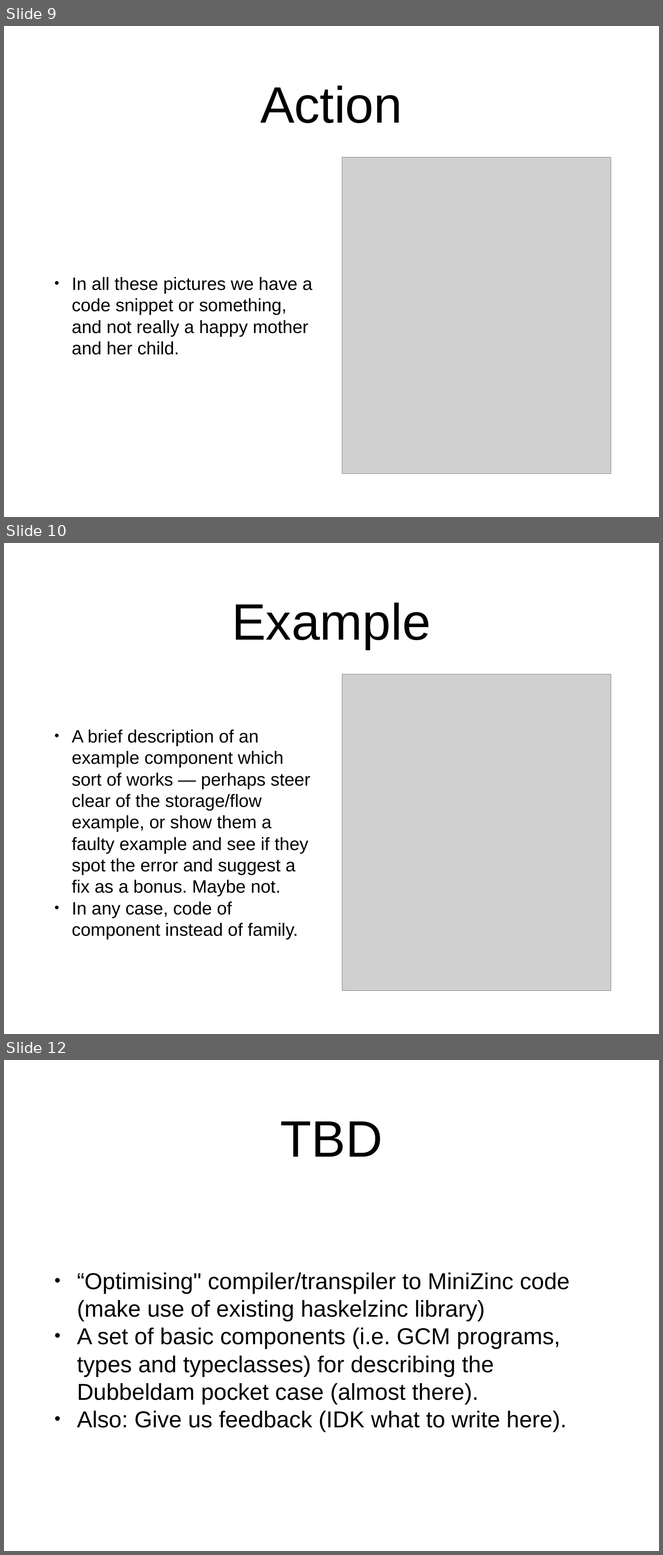
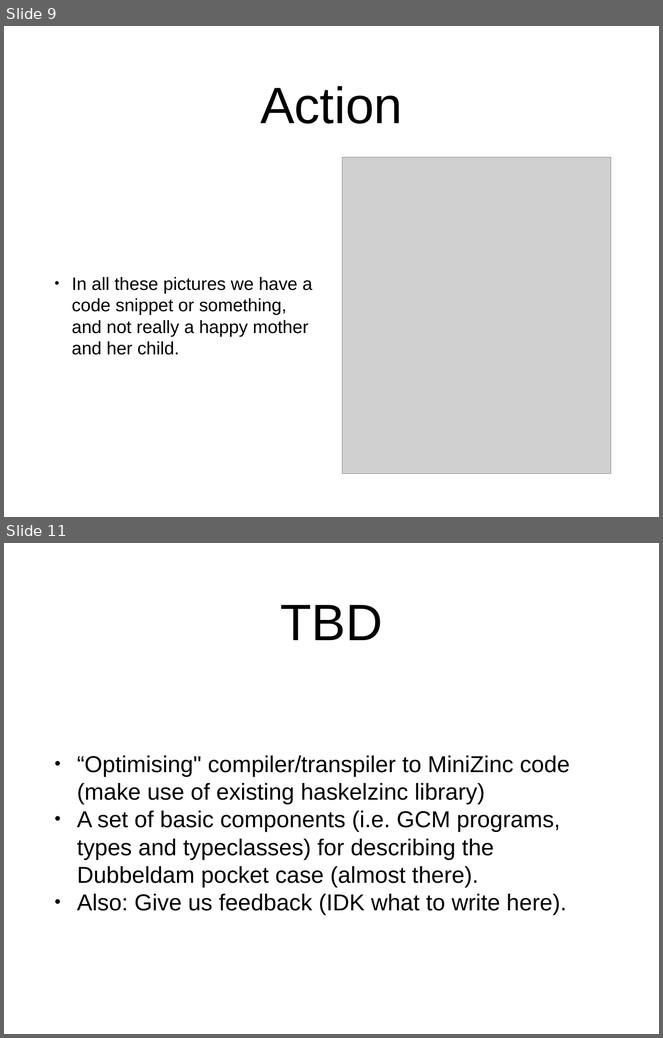
Before and after one commit to GRACeFUL-project/GRACe, a slide deck: doc/GL_DSL_PPT.pptx. Shown one above the other, each under a label of ours: slides 9, 10 and 12 before the commit, slides 9 and 11 after it; the slides between them are not shown. The pictures are 663x1555 and 663x1038 pixels, drawn with LibreOffice and Linux fonts; fonts in the diff are those of the drawing; grey boxes stand for pictures. Boxes give left, top, right and bottom in pixels: in the first picture for what was removed or moved away, otherwise in the second. Text is boxed around its words. In the diff, an @@ line names an element or a change of style, - is before the commit and + after.

```diff
--- a/doc/GL_DSL_PPT.pptx
+++ b/doc/GL_DSL_PPT.pptx
@@ slide 10 removed at box(4, 543, 659, 1034), background #FFFFFF @@
@@ text removed at box(232, 602, 431, 650) @@
-Example
@@ picture removed at box(343, 675, 611, 991) @@
@@ text removed at box(72, 730, 311, 939) @@
-• A brief description of an example component which sort of works — perhaps steer clear of the storage/flow example, or show them a faulty example and see if they spot the error and suggest a fix as a bonus. Maybe not.
-• In any case, code of component instead of family.
@@ what was slide 12 is now slide 11 @@
```
Also in this commit, not shown: 5 slides changed, 1 other file.
